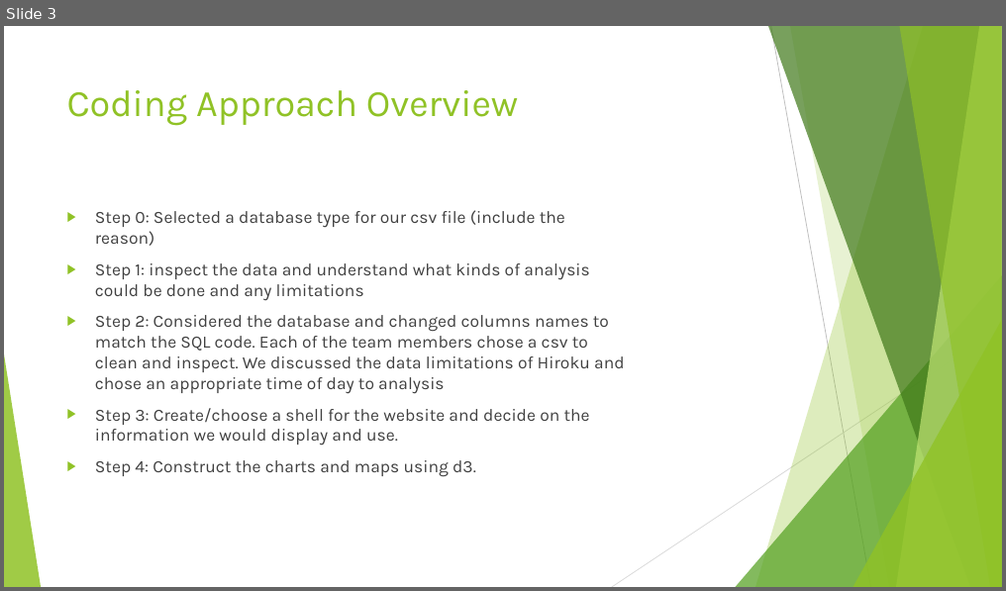
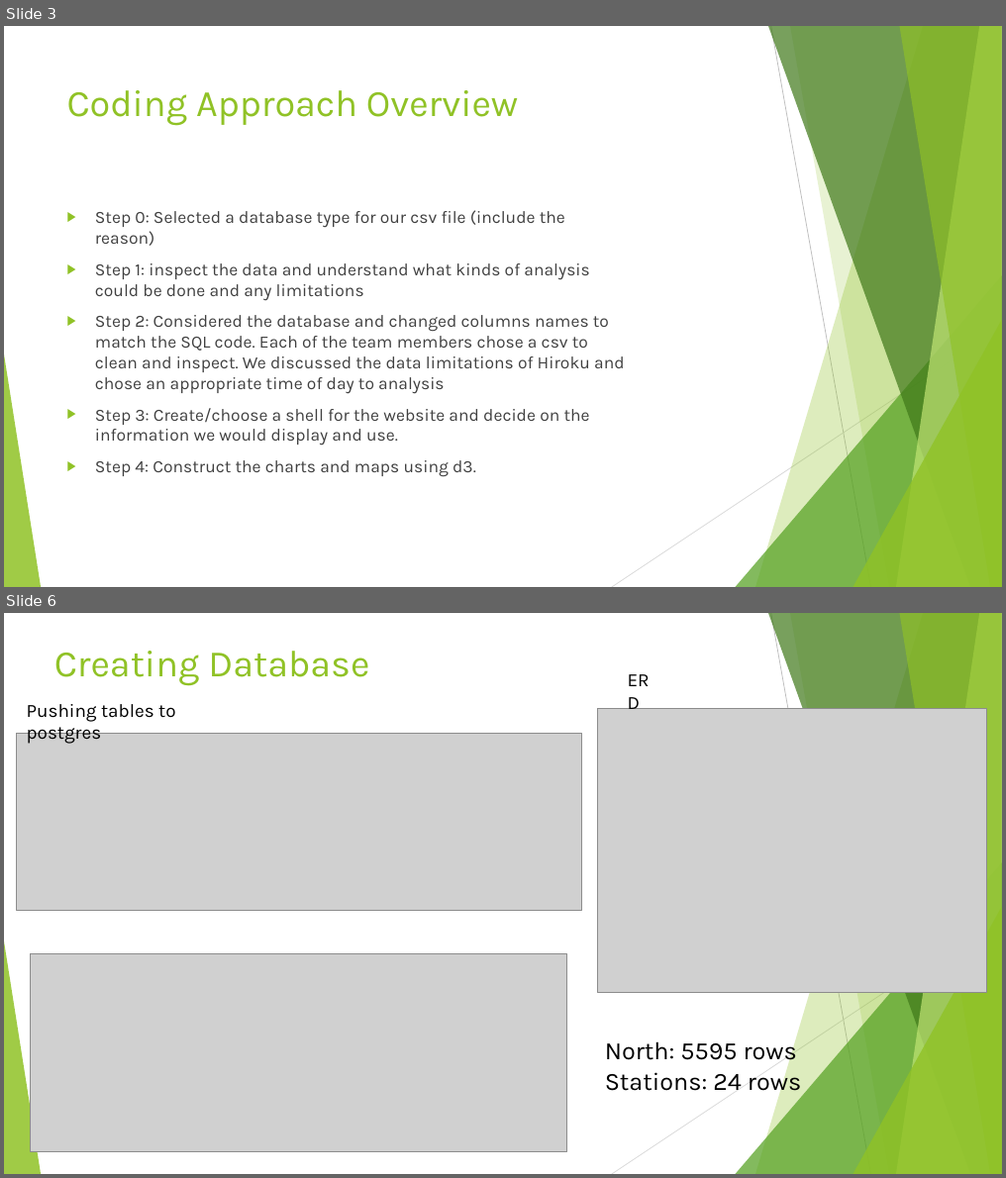
Before and after one commit to alexanderbpowers/project_3-Group_8, a slide deck: Weather Patterns in Brazil.pptx. Shown one above the other, each under a label of ours: slide 3 before the commit, slides 3 and 6 after it; the slides between them are not shown. The pictures are 1006x591 and 1006x1178 pixels, drawn with LibreOffice and Linux fonts; fonts in the diff are those of the drawing; grey boxes stand for pictures. Boxes give left, top, right and bottom in pixels: in the first picture for what was removed or moved away, otherwise in the second. Text is boxed around its words. In the diff, an @@ line names an element or a change of style, - is before the commit and + after.

```diff
--- a/Weather Patterns in Brazil.pptx
+++ b/Weather Patterns in Brazil.pptx
@@ slide 6 added at (4,613,1002,1174), background #FFFFFF; not listed: 10 template elements that a slide beside it also shows @@
@@ title added at (54,651,369,685), 36 pt, text #90C226 @@
+Creating Database
@@ text added at (620,664,668,694), 18 pt, text #000000 @@
+ERD
@@ text added at (27,704,175,744), 18 pt, text #000000 @@
+Pushing tables to postgres
@@ picture added at (598,709,987,992) @@
@@ picture added at (17,733,581,910) @@
@@ picture added at (31,955,567,1152) @@
@@ text added at (605,1038,801,1096), 24 pt, text #000000 @@
+North: 5595 rows
+Stations: 24 rows
```
Also in this commit, not shown: 3 slides changed, 3 other slides added, 2 slides removed, 2 other files.
